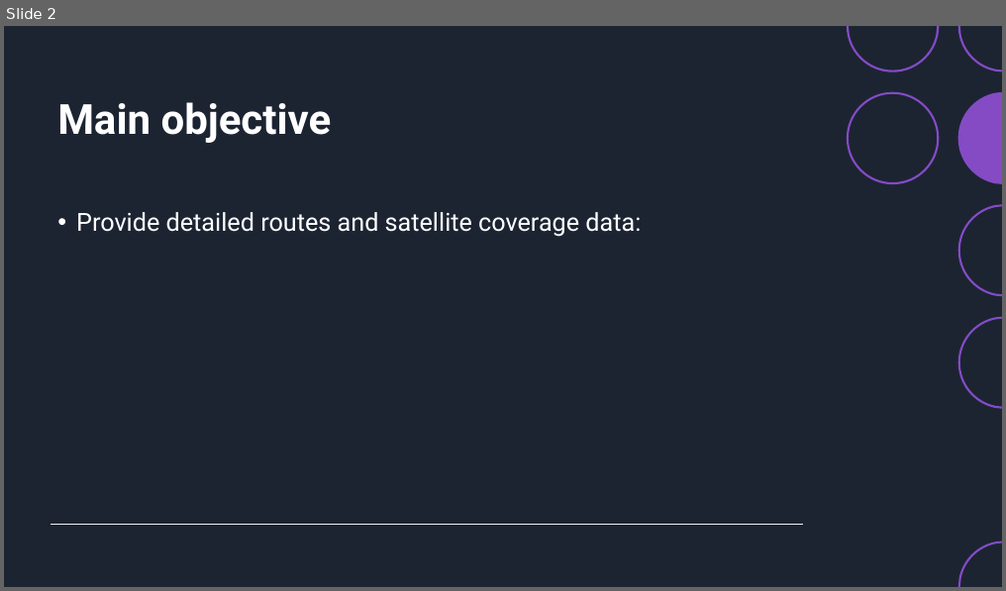
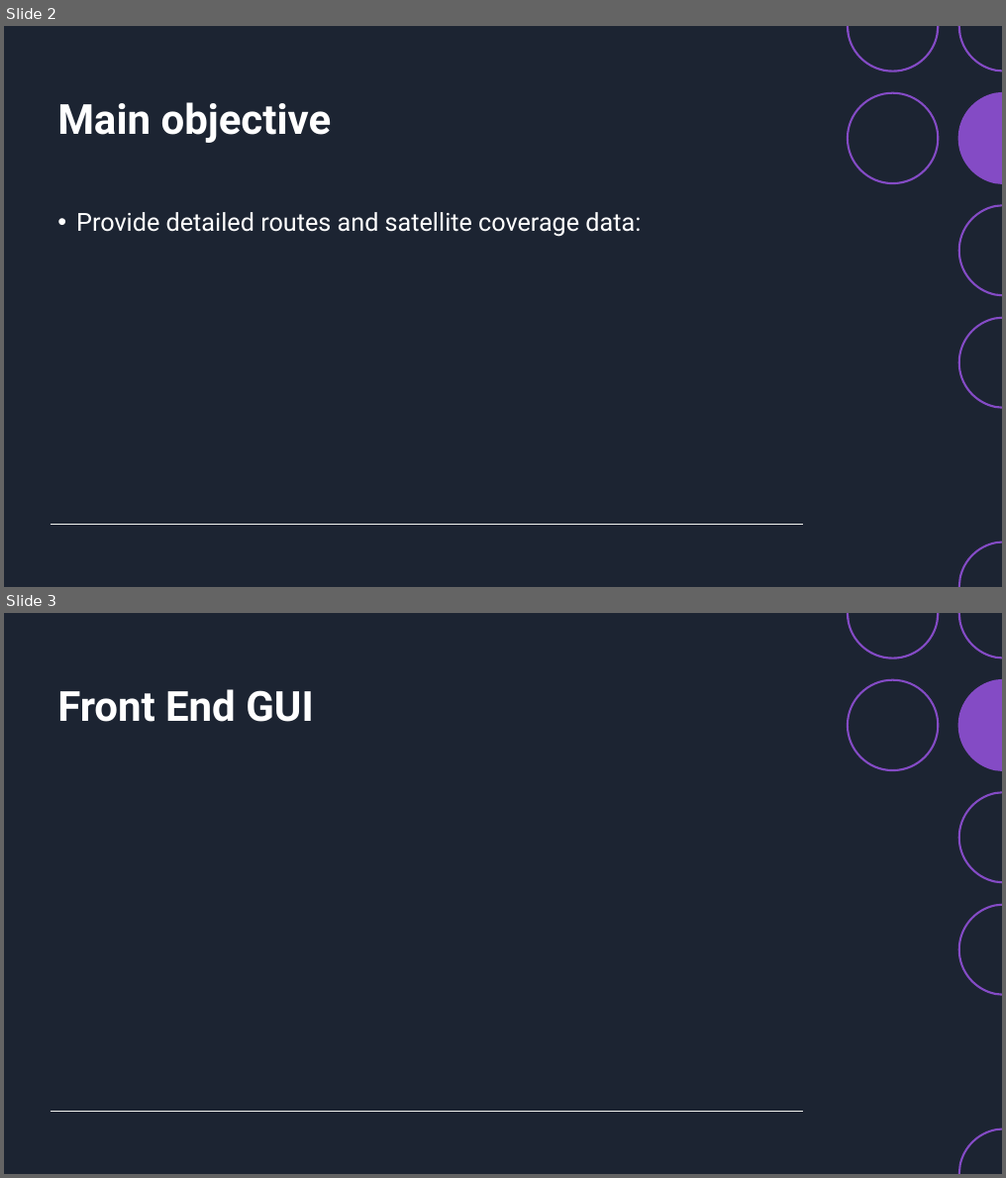
Before and after one commit to Orko24/PLTR_GAIA_4, a slide deck: Workflow/GAIA System.pptx. Shown one above the other, each under a label of ours: slide 2 before the commit, slides 2 and 3 after it. The pictures are 1006x591 and 1006x1178 pixels, drawn with LibreOffice and Linux fonts; fonts in the diff are those of the drawing. Boxes give left, top, right and bottom in pixels: in the first picture for what was removed or moved away, otherwise in the second. Text is boxed around its words. In the diff, an @@ line names an element or a change of style, - is before the commit and + after.

```diff
--- a/Workflow/GAIA System.pptx
+++ b/Workflow/GAIA System.pptx
@@ slide 3 added at bbox=[4, 613, 1002, 1174], background #1C2432; not listed: 9 template elements that a slide beside it also shows @@
@@ rectangle added at bbox=[4, 613, 1002, 1174], fill #1C2432 @@
@@ title added at bbox=[57, 689, 313, 722], 40 pt, text #FFFFFF, bold @@
+Front End GUI
@@ line added from (51, 1112) to (804, 1112), #F2F3F0 1 pt @@
@@ group added at bbox=[846, 613, 1002, 1174]: 7 freeform shapes @@
```
Also in this commit, not shown: 2 other slides added, 3 other files.
